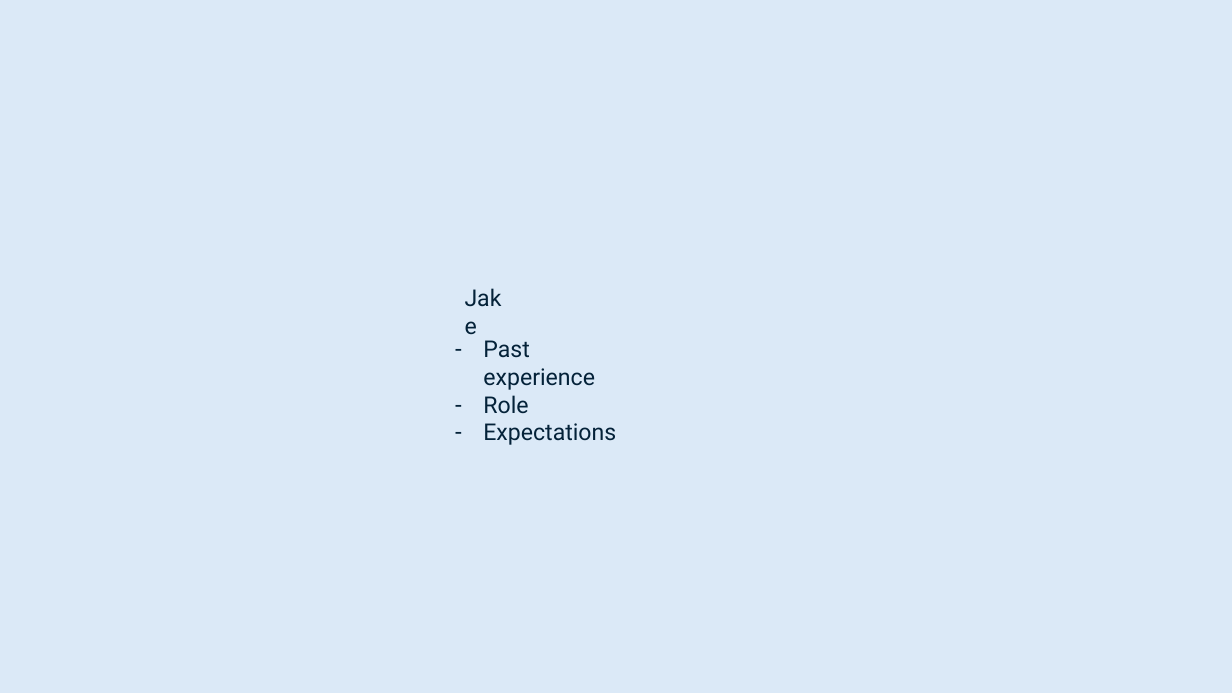
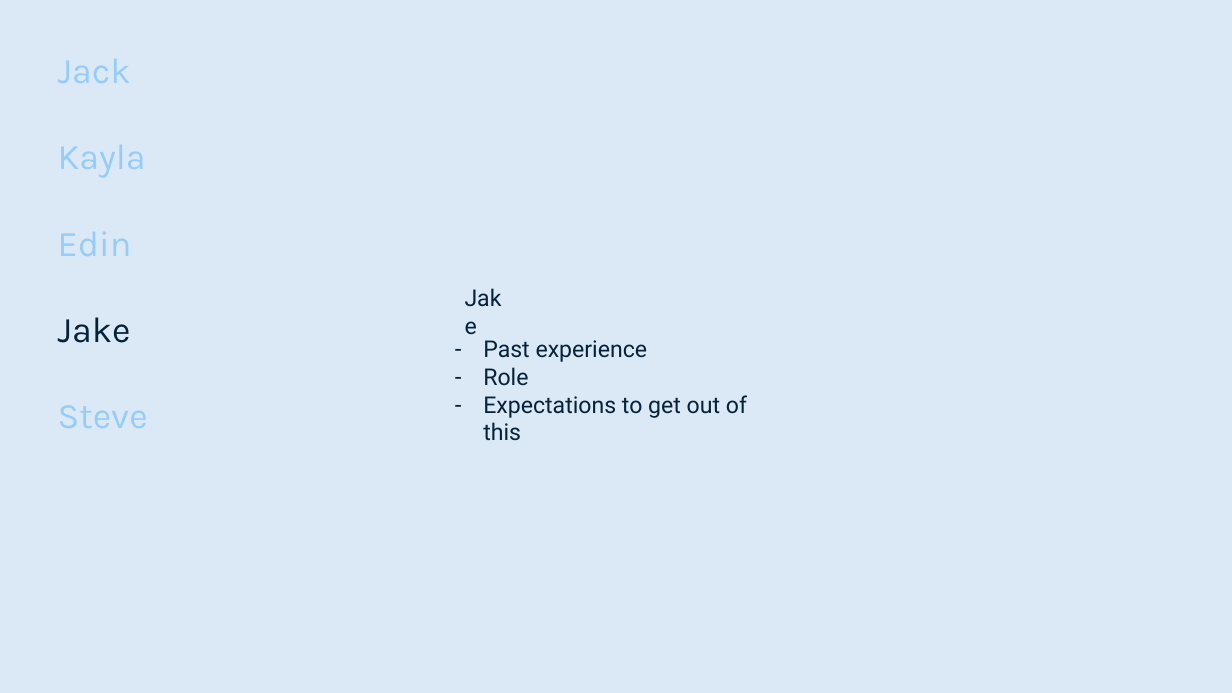
Before and after one commit to smutrux/prog1180, a slide deck: slide 7 of Deliverables/Presentation1.pptx. Drawn at 1232x693 pixels with LibreOffice and Linux fonts; fonts in the diff are those of the drawing. Boxes give left, top, right and bottom in pixels: in the first picture for what was removed or moved away, otherwise in the second. Text is boxed around its words. In the diff, an @@ line names an element or a change of style, - is before the commit and + after.

```diff
--- a/Deliverables/Presentation1.pptx
+++ b/Deliverables/Presentation1.pptx
@@ text added at (58, 59, 148, 428), 28 pt, text #96CDF8 @@
+Jack
+Kayla
+Edin
+Jake
+Steve
@@ text at (483, 395, 747, 440): text changed @@
-– Expectations
+– Expectations to get out of this
```
Also in this commit, not shown: 5 other slides changed, 4 other files.
